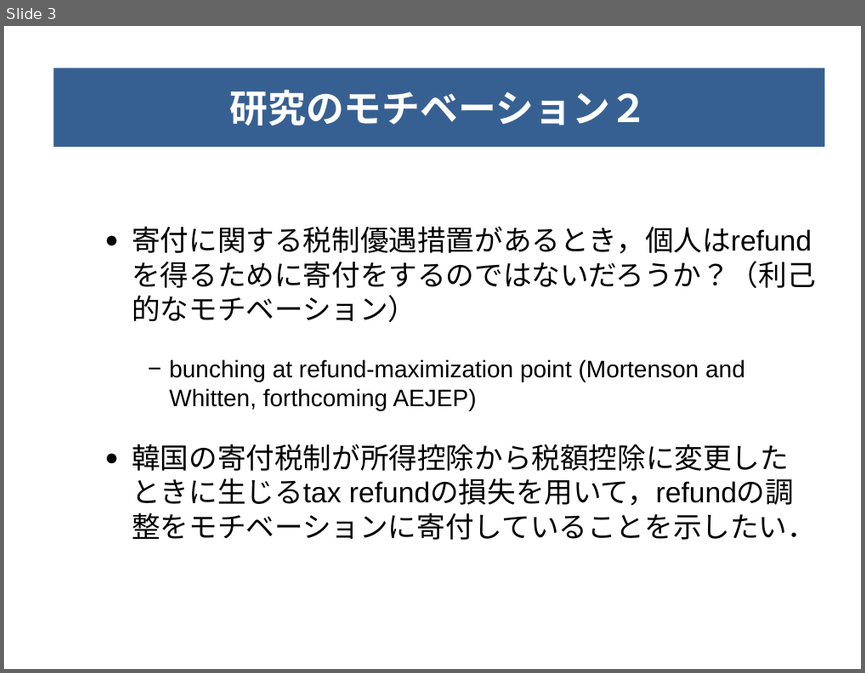
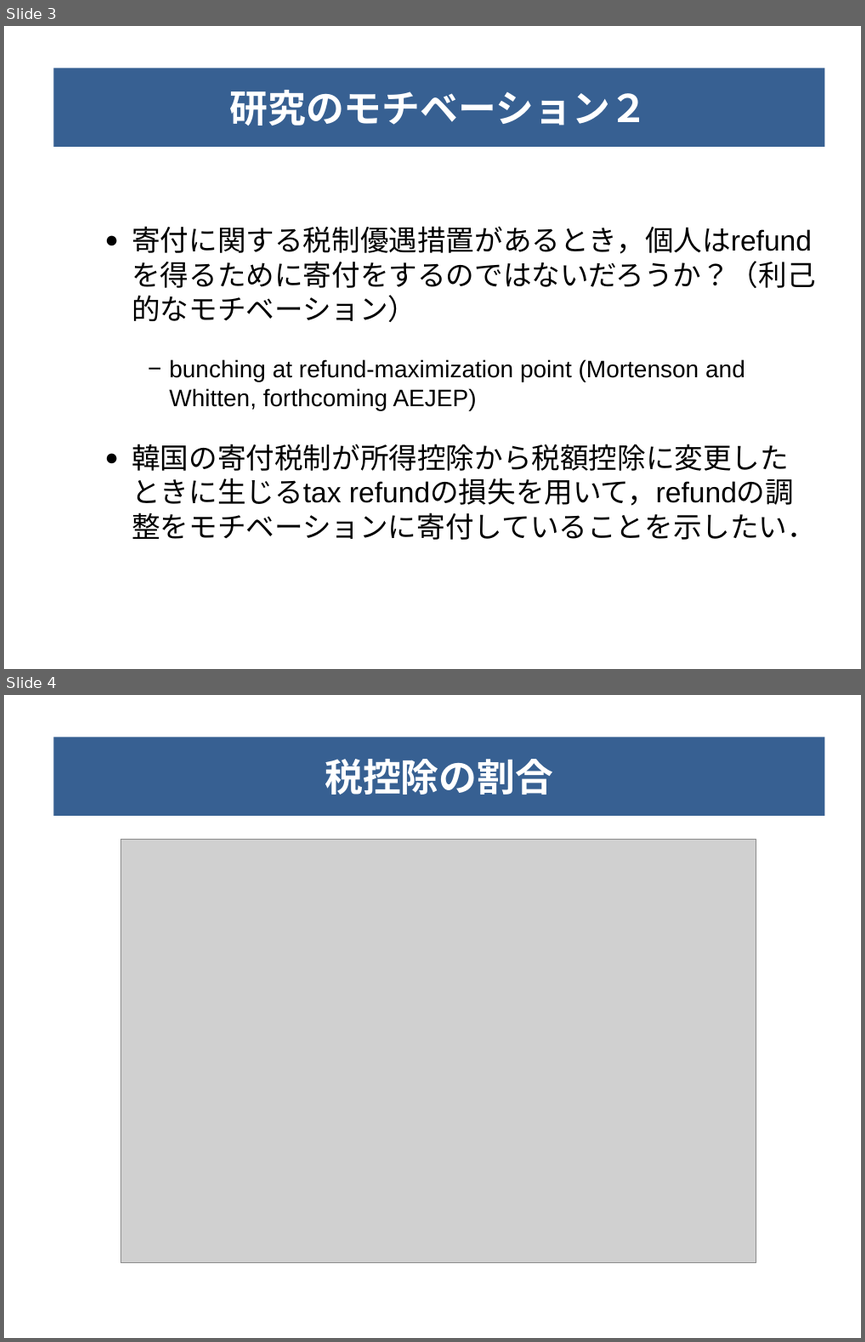
Before and after one commit to KatoPachi/NASTAB, a slide deck: report/200710Meeting.pptx. Shown one above the other, each under a label of ours: slide 3 before the commit, slides 3 and 4 after it. The pictures are 865x673 and 865x1342 pixels, drawn with LibreOffice and Linux fonts; fonts in the diff are those of the drawing; grey boxes stand for pictures. Boxes give left, top, right and bottom in pixels: in the first picture for what was removed or moved away, otherwise in the second. Text is boxed around its words. In the diff, an @@ line names an element or a change of style, - is before the commit and + after.

```diff
--- a/report/200710Meeting.pptx
+++ b/report/200710Meeting.pptx
@@ slide 4 added at box(4, 695, 861, 1338), background #FFFFFF @@
@@ title added at box(53, 737, 825, 816), fill #376092, 32 pt, text #FFFFFF, bold @@
+税控除の割合
@@ picture added at box(120, 839, 756, 1262) @@
```
Also in this commit, not shown: 8 other slides added, 2 other files.
